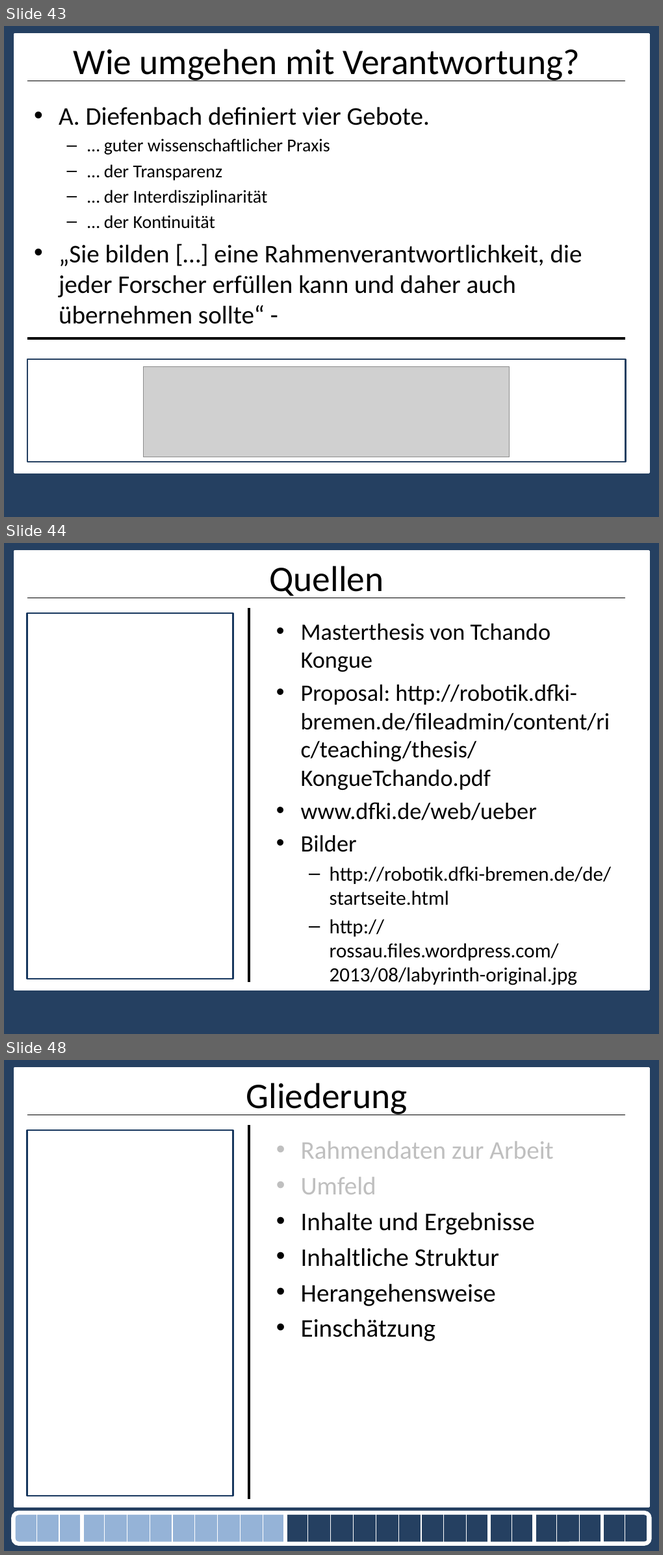
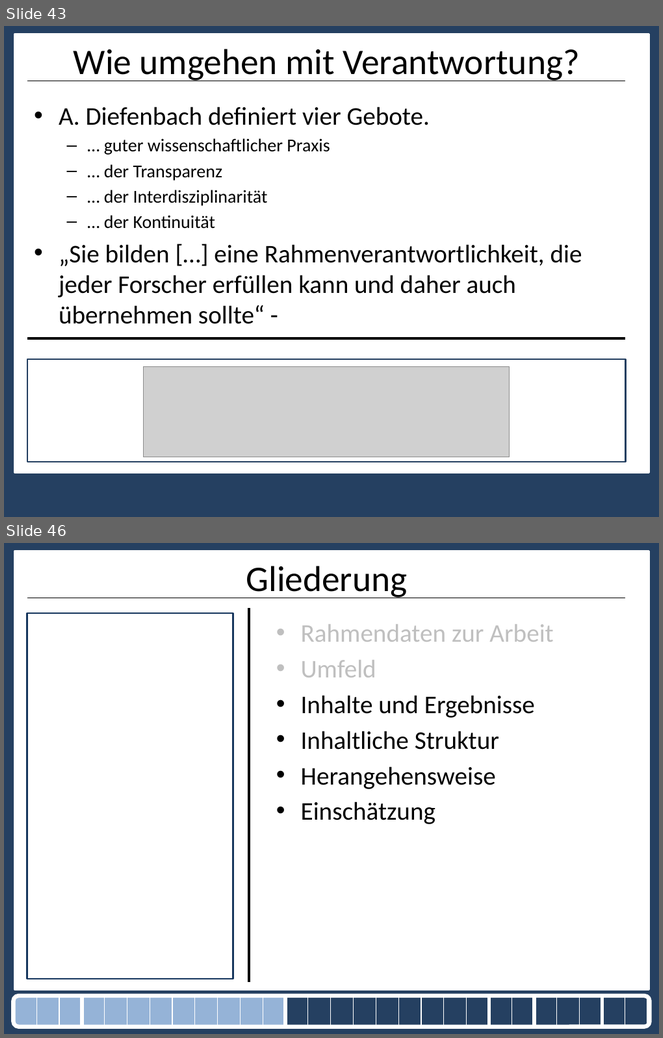
Before and after one commit to nicolehm/PMWK, a slide deck: Präsentation.pptx. Shown one above the other, each under a label of ours: slides 43, 44 and 48 before the commit, slides 43 and 46 after it; the slides between them are not shown. The pictures are 663x1555 and 663x1038 pixels, drawn with LibreOffice and Linux fonts; fonts in the diff are those of the drawing; grey boxes stand for pictures. Boxes give left, top, right and bottom in pixels: in the first picture for what was removed or moved away, otherwise in the second. Text is boxed around its words. In the diff, an @@ line names an element or a change of style, - is before the commit and + after.

Commit message:
Quellen

```diff
--- a/Präsentation.pptx
+++ b/Präsentation.pptx
@@ slide 44 removed at box(4, 543, 659, 1034), background #254061; not listed: 3 template elements that a slide beside it also shows @@
@@ title removed at box(270, 566, 384, 598) @@
-Quellen
@@ rectangle removed at box(27, 613, 233, 979) @@
@@ rectangle removed at box(27, 613, 234, 979) @@
@@ text removed at box(301, 623, 611, 986) @@
-• Masterthesis von Tchando Kongue
-• Proposal: http://robotik.dfki-bremen.de/fileadmin/content/ric/teaching/thesis/KongueTchando.pdf
-• www.dfki.de/web/ueber
-• Bilder
-  – http://robotik.dfki-bremen.de/de/startseite.html
-  – http://rossau.files.wordpress.com/2013/08/labyrinth-original.jpg
@@ what was slide 48 is now slide 46 @@
```
Also in this commit, not shown: 5 slides changed, 1 slide added, 2 other slides removed.
